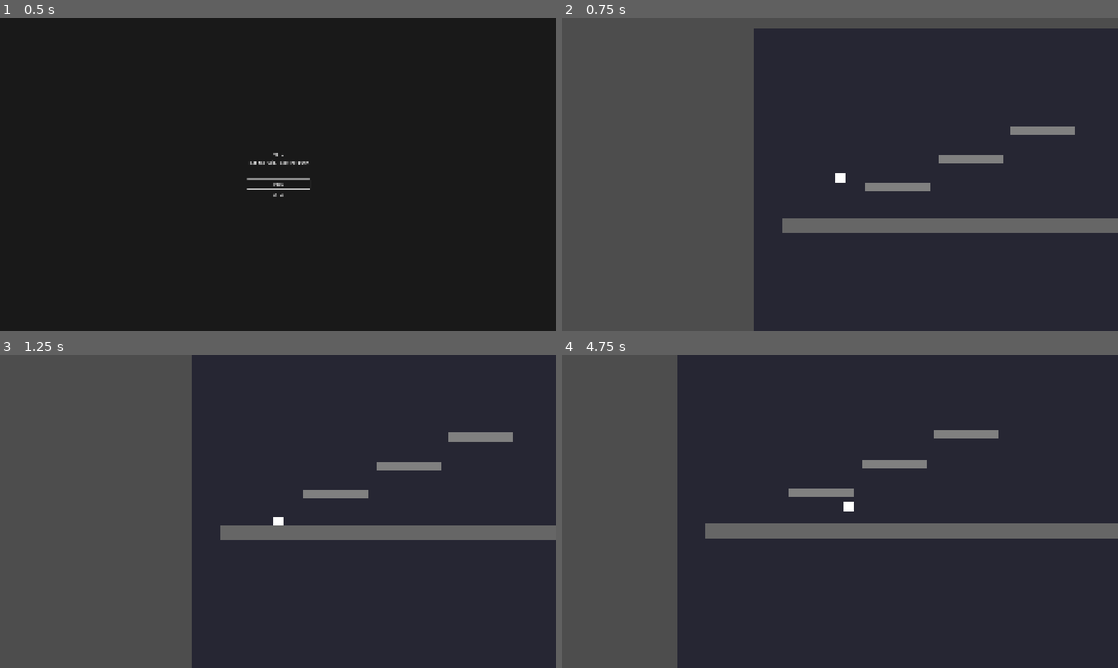
Above: before the commit, frames 1-4 (two rows, left to right).
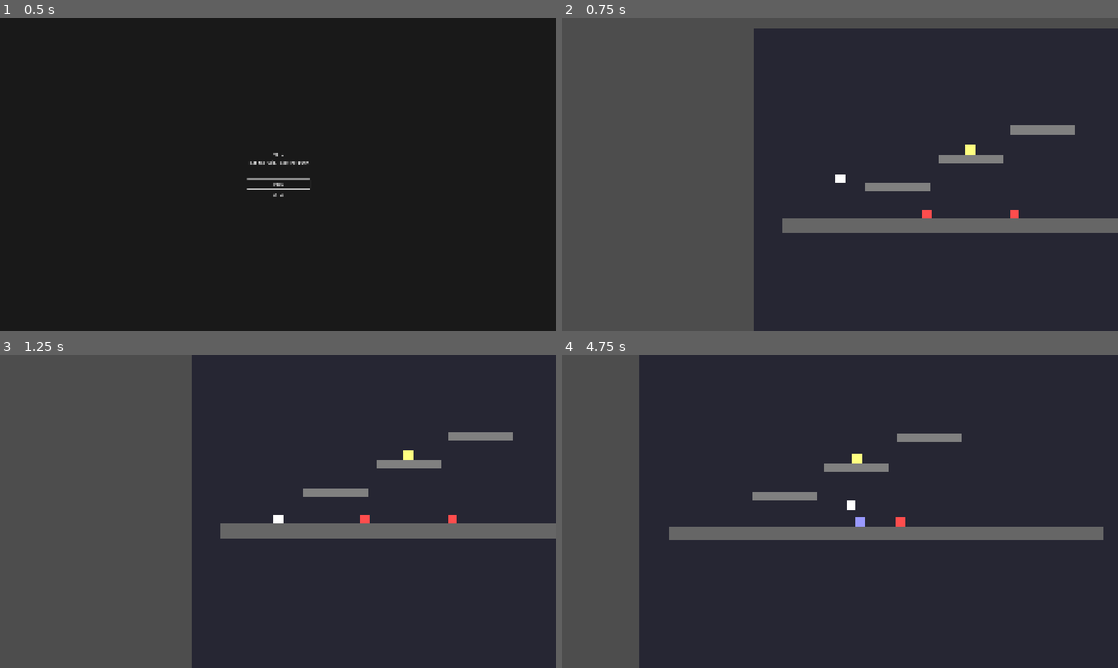
Above: after the commit, the same moments.

Repository: JavierIslas/GGJ26
Game: Godot game, scene res://scenes/main_menu.tscn
The game is run twice, just before and just after one commit, with the same random seed, the same clock (stepped at 60 frames per second) and the same inputs.
Inputs:
- Up to frame 1 (0.5 s): no input
- Up to frame 2 (0.75 s): click "Play" at 0.5 s
- Up to frame 3 (1.25 s): no input
- Up to frame 4 (4.75 s): hold D (move_right) 1.28-2.78 s; tap E (reveal) every 0.75 s from 1.35 to 4.35 s; tap Space (jump) at 1.52, 2.27, 3.77, 4.52 s; hold A (move_left) 2.78-3.53 s; hold D (move_right) from 3.53 s (still down)

Frame 1 is identical in both runs. In frame 2, 0.2% of the frame differs, in the area x 49-93%, y 34-64%; in frame 3, 1.1%; in frame 4, 9.9%, in the area x 13-100%, y 0-100%.

Commit message:
feat: Implement core veil revelation system
Core Components:
- VeilComponent (scripts/components/veil_component.gd):
  - Reusable component for masked entities
  - Emits veil_torn signal when revealed
  - Connects to GameManager to track truths

- RevealSystem (scripts/core/reveal_system.gd):
  - Attached to player, detects nearby entities
  - Handles reveal input (E key), 48px range
  - 0.5s cooldown between revelations
  - Visual feedback: screen flash, camera shake
  - Blocks player movement during tear animation

Masked Entities:
- FalseEnemy (Type 1):
  - Masked: Appears threatening, patrols slowly (50 px/s)
  - Revealed: Scared victim, flees from player (100 px/s)
  - Color changes: Red → Blue (placeholder)

- FalseFriend (Type 2):
  - Masked: Appears friendly, static, beckons player
  - Revealed: Hostile monster, chases player (120 px/s)
  - Damages player on contact (-1 HP)
  - Color changes: Yellow → Red (placeholder)

Integration:
- Updated player.tscn with RevealSystem node
- Added entities to test_level_simple:
  - 2 False Enemies on floor
  - 1 False Friend on Platform2

Physics Layers:
- Layer 3 (Entities) used for detection
- Layer 2 (Player) for hurtbox collisions

Next steps:
- Test revelation mechanic (press E near entities)
- Verify truth counter updates
- Check entity behavior changes after reveal
- Add visual indicators (range aro, particles)

Co-Authored-By: Claude Sonnet 4.5 <noreply@anthropic.com>

Diff:
--- /dev/null
+++ b/scenes/characters/entities/false_enemy.tscn
@@ -0,0 +1,25 @@
+[gd_scene load_steps=5 format=3 uid="uid://false_enemy_001"]
+
+[ext_resource type="Script" path="res://scripts/entities/false_enemy.gd" id="1"]
+[ext_resource type="Script" path="res://scripts/components/veil_component.gd" id="2"]
+[ext_resource type="Texture2D" uid="uid://clrw62xcbpj7r" path="res://assets/sprites/placeholder/PLACEHOLDER_player.png" id="3"]
+
+[sub_resource type="RectangleShape2D" id="RectangleShape2D_1"]
+size = Vector2(28, 30)
+
+[node name="FalseEnemy" type="CharacterBody2D"]
+collision_layer = 4
+collision_mask = 1
+script = ExtResource("1")
+
+[node name="CollisionShape2D" type="CollisionShape2D" parent="."]
+shape = SubResource("RectangleShape2D_1")
+
+[node name="Sprite2D" type="Sprite2D" parent="."]
+modulate = Color(1, 0.3, 0.3, 1)
+texture = ExtResource("3")
+
+[node name="AnimationPlayer" type="AnimationPlayer" parent="."]
+
+[node name="VeilComponent" type="Node" parent="."]
+script = ExtResource("2")
--- /dev/null
+++ b/scenes/characters/entities/false_friend.tscn
@@ -0,0 +1,36 @@
+[gd_scene load_steps=6 format=3 uid="uid://false_friend_001"]
+
+[ext_resource type="Script" path="res://scripts/entities/false_friend.gd" id="1"]
+[ext_resource type="Script" path="res://scripts/components/veil_component.gd" id="2"]
+[ext_resource type="Texture2D" uid="uid://clrw62xcbpj7r" path="res://assets/sprites/placeholder/PLACEHOLDER_player.png" id="3"]
+
+[sub_resource type="RectangleShape2D" id="RectangleShape2D_1"]
+size = Vector2(28, 30)
+
+[sub_resource type="CircleShape2D" id="CircleShape2D_hurtbox"]
+radius = 20.0
+
+[node name="FalseFriend" type="CharacterBody2D"]
+collision_layer = 4
+collision_mask = 1
+script = ExtResource("1")
+
+[node name="CollisionShape2D" type="CollisionShape2D" parent="."]
+shape = SubResource("RectangleShape2D_1")
+
+[node name="Sprite2D" type="Sprite2D" parent="."]
+modulate = Color(1, 1, 0.5, 1)
+texture = ExtResource("3")
+
+[node name="AnimationPlayer" type="AnimationPlayer" parent="."]
+
+[node name="VeilComponent" type="Node" parent="."]
+script = ExtResource("2")
+
+[node name="Hurtbox" type="Area2D" parent="."]
+collision_layer = 0
+collision_mask = 2
+monitoring = false
+
+[node name="CollisionShape2D" type="CollisionShape2D" parent="Hurtbox"]
+shape = SubResource("CircleShape2D_hurtbox")
--- a/scenes/characters/player.tscn
+++ b/scenes/characters/player.tscn
@@ -1,10 +1,14 @@
-[gd_scene load_steps=4 format=3 uid="uid://bubhj7r567uy1"]
+[gd_scene load_steps=6 format=3 uid="uid://bubhj7r567uy1"]
 
 [ext_resource type="Script" uid="uid://cm8tvgaokhjyk" path="res://scripts/core/player_controller.gd" id="1"]
 [ext_resource type="Texture2D" uid="uid://clrw62xcbpj7r" path="res://assets/sprites/placeholder/PLACEHOLDER_player.png" id="2_yewv4"]
+[ext_resource type="Script" path="res://scripts/core/reveal_system.gd" id="3_reveal"]
 
 [sub_resource type="RectangleShape2D" id="RectangleShape2D_1"]
 size = Vector2(28, 30)
+
+[sub_resource type="CircleShape2D" id="CircleShape2D_reveal"]
+radius = 48.0
 
 [node name="Player" type="CharacterBody2D"]
 collision_layer = 2
@@ -28,3 +32,17 @@
 
 [node name="Camera2D" type="Camera2D" parent="."]
 position_smoothing_enabled = true
+
+[node name="RevealSystem" type="Node2D" parent="."]
+script = ExtResource("3_reveal")
+
+[node name="DetectionArea" type="Area2D" parent="RevealSystem"]
+collision_layer = 0
+collision_mask = 4
+
+[node name="CollisionShape2D" type="CollisionShape2D" parent="RevealSystem/DetectionArea"]
+shape = SubResource("CircleShape2D_reveal")
+
+[node name="CooldownTimer" type="Timer" parent="RevealSystem"]
+wait_time = 0.5
+one_shot = true
--- a/scenes/levels/test_level_simple.tscn
+++ b/scenes/levels/test_level_simple.tscn
@@ -1,7 +1,9 @@
-[gd_scene load_steps=4 format=3 uid="uid://test_level_simple"]
+[gd_scene load_steps=6 format=3 uid="uid://test_level_simple"]
 
 [ext_resource type="PackedScene" uid="uid://bubhj7r567uy1" path="res://scenes/characters/player.tscn" id="1"]
 [ext_resource type="Texture2D" uid="uid://clrw62xcbpj7r" path="res://assets/sprites/placeholder/PLACEHOLDER_player.png" id="2"]
+[ext_resource type="PackedScene" uid="uid://false_enemy_001" path="res://scenes/characters/entities/false_enemy.tscn" id="3"]
+[ext_resource type="PackedScene" uid="uid://false_friend_001" path="res://scenes/characters/entities/false_friend.tscn" id="4"]
 
 [sub_resource type="RectangleShape2D" id="floor_shape"]
 size = Vector2(1500, 50)
@@ -85,3 +87,14 @@
 shape = SubResource("floor_shape")
 rotation = 1.5708
 scale = Vector2(0.2, 0.1)
+
+[node name="Entities" type="Node2D" parent="."]
+
+[node name="FalseEnemy1" parent="Entities" instance=ExtResource("3")]
+position = Vector2(500, 540)
+
+[node name="FalseEnemy2" parent="Entities" instance=ExtResource("3")]
+position = Vector2(800, 540)
+
+[node name="FalseFriend1" parent="Entities" instance=ExtResource("4")]
+position = Vector2(650, 320)
--- /dev/null
+++ b/scripts/components/veil_component.gd
@@ -0,0 +1,47 @@
+class_name VeilComponent
+extends Node
+## Componente que marca una entidad como "enmascarada"
+##
+## Cuando se revela el velo, este componente emite señales
+## y cambia el estado de la entidad padre.
+
+signal veil_torn
+signal being_revealed  # Durante animación
+
+@export var is_revealed: bool = false
+@export var can_be_revealed: bool = true
+
+## Referencia a la entidad padre (auto-detectada)
+var parent_entity: Node2D
+
+func _ready() -> void:
+	parent_entity = get_parent()
+
+	if not parent_entity:
+		push_error("VeilComponent debe ser hijo de un Node2D")
+		return
+
+## Arranca el velo de la entidad
+func tear_veil() -> void:
+	if is_revealed or not can_be_revealed:
+		return
+
+	is_revealed = true
+	being_revealed.emit()
+
+	# Notificar al GameManager
+	GameManager.reveal_truth()
+
+	# Animación de revelación (0.25s según GDD)
+	await get_tree().create_timer(0.25).timeout
+
+	# Señal final de revelación completa
+	veil_torn.emit()
+
+	# Notificar a la entidad padre que fue revelada
+	if parent_entity.has_method("_on_veil_torn"):
+		parent_entity._on_veil_torn()
+
+## Reinicia el componente (útil para testing)
+func reset() -> void:
+	is_revealed = false
--- a/scripts/core/player_controller.gd
+++ b/scripts/core/player_controller.gd
@@ -11,11 +11,11 @@
 signal veil_torn  # Se emitirá cuando arranque un velo
 
 # === CONSTANTES DE MOVIMIENTO ===
-const SPEED = 150.0
-const JUMP_VELOCITY = -400.0
-const GRAVITY = 980.0
-const COYOTE_TIME = 0.15
-const JUMP_BUFFER = 0.1
+const SPEED = 200.0           # Ni muy lento ni muy rápido
+const JUMP_VELOCITY = -550.0  # Salto cómodo
+const GRAVITY = 1200.0        # Cae con buen peso, no flota
+const COYOTE_TIME = 0.15      # Perdonador
+const JUMP_BUFFER = 0.1       # Responsivo
 
 # === PARÁMETROS DE MOVIMIENTO ===
 @export_group("Movement")
--- /dev/null
+++ b/scripts/core/reveal_system.gd
@@ -0,0 +1,188 @@
+class_name RevealSystem
+extends Node2D
+## Sistema de revelación de velos
+##
+## Detecta entidades enmascaradas cercanas, maneja input de revelación,
+## y coordina feedback visual (partículas, screen shake, flash).
+
+signal entity_revealed(entity: Node2D)
+
+## Rango de detección (32 píxeles según GDD)
+@export var reveal_range: float = 48.0
+
+## Cooldown entre revelaciones (0.5s según GDD)
+@export var reveal_cooldown: float = 0.5
+
+## Referencias
+@onready var player: PlayerController = get_parent() as PlayerController
+@onready var detection_area: Area2D = $DetectionArea
+@onready var cooldown_timer: Timer = $CooldownTimer
+
+## Estado
+var entities_in_range: Array[Node2D] = []
+var is_on_cooldown: bool = false
+var current_target: Node2D = null
+
+func _ready() -> void:
+	_setup_detection_area()
+	_setup_cooldown_timer()
+
+func _setup_detection_area() -> void:
+	if not has_node("DetectionArea"):
+		detection_area = Area2D.new()
+		detection_area.name = "DetectionArea"
+		add_child(detection_area)
+
+		# Crear CollisionShape circular
+		var shape = CircleShape2D.new()
+		shape.radius = reveal_range
+
+		var collision = CollisionShape2D.new()
+		collision.shape = shape
+		detection_area.add_child(collision)
+
+	# Configurar layers (detecta entidades en layer 3)
+	detection_area.collision_layer = 0
+	detection_area.collision_mask = 4  # Layer 3 (Entities)
+
+	# Conectar señales
+	detection_area.body_entered.connect(_on_entity_entered_range)
+	detection_area.body_exited.connect(_on_entity_exited_range)
+
+func _setup_cooldown_timer() -> void:
+	if not has_node("CooldownTimer"):
+		cooldown_timer = Timer.new()
+		cooldown_timer.name = "CooldownTimer"
+		cooldown_timer.one_shot = true
+		add_child(cooldown_timer)
+
+	cooldown_timer.timeout.connect(_on_cooldown_finished)
+
+func _process(_delta: float) -> void:
+	# Actualizar indicador visual de entidad más cercana
+	_update_closest_target()
+
+	# Detectar input de revelación
+	if Input.is_action_just_pressed("reveal") and not is_on_cooldown:
+		_attempt_reveal()
+
+func _on_entity_entered_range(body: Node2D) -> void:
+	if body.has_node("VeilComponent"):
+		var veil = body.get_node("VeilComponent") as VeilComponent
+		if not veil.is_revealed:
+			entities_in_range.append(body)
+
+func _on_entity_exited_range(body: Node2D) -> void:
+	if body in entities_in_range:
+		entities_in_range.erase(body)
+
+	if body == current_target:
+		current_target = null
+
+func _update_closest_target() -> void:
+	if entities_in_range.is_empty():
+		current_target = null
+		return
+
+	# Encontrar entidad más cercana
+	var closest: Node2D = null
+	var min_distance: float = INF
+
+	for entity in entities_in_range:
+		if not is_instance_valid(entity):
+			continue
+
+		var distance = player.global_position.distance_to(entity.global_position)
+		if distance < min_distance:
+			min_distance = distance
+			closest = entity
+
+	current_target = closest
+
+func _attempt_reveal() -> void:
+	if not current_target or not is_instance_valid(current_target):
+		return
+
+	# Verificar que tiene VeilComponent
+	if not current_target.has_node("VeilComponent"):
+		return
+
+	var veil = current_target.get_node("VeilComponent") as VeilComponent
+
+	if veil.is_revealed:
+		return
+
+	# Iniciar revelación
+	_perform_reveal(current_target, veil)
+
+func _perform_reveal(entity: Node2D, veil: VeilComponent) -> void:
+	# Activar cooldown
+	is_on_cooldown = true
+	cooldown_timer.start(reveal_cooldown)
+
+	# Bloquear movimiento del jugador durante animación
+	if player.has_method("start_tear_veil_animation"):
+		player.start_tear_veil_animation()
+
+	# Feedback visual inmediato
+	_show_reveal_feedback(entity)
+
+	# Arrancar el velo
+	veil.tear_veil()
+
+	# Emitir señal
+	entity_revealed.emit(entity)
+
+	# SFX (se manejará con AudioManager)
+	AudioManager.play_sfx("tear_veil")
+
+func _show_reveal_feedback(entity: Node2D) -> void:
+	# Flash de pantalla blanco (30% opacity, 0.1s)
+	_flash_screen()
+
+	# Screen shake leve (trauma 0.3)
+	_shake_camera(0.3)
+
+	# Partículas en la entidad (se implementará después)
+	_spawn_reveal_particles(entity.global_position)
+
+func _flash_screen() -> void:
+	# Crear flash temporal
+	var flash = ColorRect.new()
+	flash.color = Color(1, 1, 1, 0.3)
+	flash.set_anchors_preset(Control.PRESET_FULL_RECT)
+
+	# Añadir a CanvasLayer para que esté encima de todo
+	var canvas = CanvasLayer.new()
+	canvas.layer = 100
+	get_tree().root.add_child(canvas)
+	canvas.add_child(flash)
+
+	# Fade out
+	var tween = create_tween()
+	tween.tween_property(flash, "modulate:a", 0.0, 0.1)
+	tween.finished.connect(func(): canvas.queue_free())
+
+func _shake_camera(trauma: float) -> void:
+	# Buscar la cámara del jugador
+	if player.has_node("Camera2D"):
+		var camera = player.get_node("Camera2D")
+		# TODO: Implementar camera shake con trauma
+		# Por ahora, un offset simple
+		var original_offset = camera.offset
+		camera.offset = Vector2(randf_range(-3, 3), randf_range(-3, 3))
+
+		var tween = create_tween()
+		tween.tween_property(camera, "offset", original_offset, 0.2)
+
+func _spawn_reveal_particles(pos: Vector2) -> void:
+	# TODO: Crear GPUParticles2D con fragmentos de velo cayendo
+	# Por ahora, placeholder vacío
+	pass
+
+func _on_cooldown_finished() -> void:
+	is_on_cooldown = false
+
+## Obtiene la entidad objetivo actual (útil para UI)
+func get_current_target() -> Node2D:
+	return current_target
--- /dev/null
+++ b/scripts/entities/false_enemy.gd
@@ -0,0 +1,106 @@
+class_name FalseEnemy
+extends CharacterBody2D
+## Falso Enemigo (Tipo 1)
+##
+## ENMASCARADO: Parece amenazante, patrulla lentamente
+## REVELADO: Es una víctima asustada, huye del jugador
+
+signal died
+
+@export_group("Movement")
+@export var patrol_speed: float = 50.0
+@export var flee_speed: float = 100.0
+
+@export_group("Detection")
+@export var player_detection_range: float = 64.0
+
+@onready var sprite: Sprite2D = $Sprite2D
+@onready var veil_component: VeilComponent = $VeilComponent
+@onready var animation_player: AnimationPlayer = $AnimationPlayer
+
+var gravity: float = ProjectSettings.get_setting("physics/2d/default_gravity")
+var direction: int = 1
+var is_revealed: bool = false
+var player_ref: Node2D = null
+
+func _ready() -> void:
+	add_to_group("entities")
+
+	# Conectar señal del veil
+	if veil_component:
+		veil_component.veil_torn.connect(_on_veil_torn)
+
+func _physics_process(delta: float) -> void:
+	# Aplicar gravedad
+	if not is_on_floor():
+		velocity.y += gravity * delta
+
+	if is_revealed:
+		_behavior_revealed(delta)
+	else:
+		_behavior_masked(delta)
+
+	move_and_slide()
+
+func _behavior_masked(_delta: float) -> void:
+	"""Comportamiento mientras está enmascarado: patrulla"""
+
+	# Patrulla simple (izquierda-derecha)
+	velocity.x = direction * patrol_speed
+
+	# Dar vuelta en bordes o paredes
+	if is_on_wall() or not _is_floor_ahead():
+		_turn_around()
+
+	# Voltear sprite
+	sprite.flip_h = direction < 0
+
+func _behavior_revealed(_delta: float) -> void:
+	"""Comportamiento revelado: huir del jugador"""
+
+	# Buscar al jugador si no lo tenemos
+	if not player_ref:
+		player_ref = get_tree().get_first_node_in_group("player")
+
+	if not player_ref:
+		# No hay jugador, quedarse quieto
+		velocity.x = move_toward(velocity.x, 0, patrol_speed)
+		return
+
+	# Huir en dirección opuesta al jugador
+	var player_direction = sign(player_ref.global_position.x - global_position.x)
+	var flee_direction = -player_direction
+
+	velocity.x = flee_direction * flee_speed
+
+	# Voltear sprite
+	sprite.flip_h = flee_direction < 0
+
+func _is_floor_ahead() -> bool:
+	"""Detecta si hay suelo adelante para no caer"""
+	var raycast_distance = 20.0
+	var from = global_position + Vector2(direction * 16, 16)
+	var to = from + Vector2(0, raycast_distance)
+
+	var space_state = get_world_2d().direct_space_state
+	var query = PhysicsRayQueryParameters2D.create(from, to)
+	query.collision_mask = 1  # Layer 1 (World)
+
+	var result = space_state.intersect_ray(query)
+	return result.size() > 0
+
+func _turn_around() -> void:
+	direction *= -1
+
+func _on_veil_torn() -> void:
+	"""Llamado cuando se revela el velo"""
+	is_revealed = true
+
+	# Cambiar color del sprite (placeholder hasta tener arte real)
+	sprite.modulate = Color(0.6, 0.6, 1.0)  # Azul pálido
+
+	# Cambiar animación si existe
+	if animation_player and animation_player.has_animation("revealed"):
+		animation_player.play("revealed")
+
+	print("False Enemy revealed! Now fleeing...")
--- /dev/null
+++ b/scripts/entities/false_friend.gd
@@ -0,0 +1,123 @@
+class_name FalseFriend
+extends CharacterBody2D
+## Falso Aliado (Tipo 2)
+##
+## ENMASCARADO: Parece amigable, estático, hace señas
+## REVELADO: Se transforma en monstruo agresivo que persigue
+
+signal died
+
+@export_group("Movement")
+@export var chase_speed: float = 120.0
+
+@export_group("Combat")
+@export var damage: int = 1
+@export var attack_range: float = 48.0
+
+@onready var sprite: Sprite2D = $Sprite2D
+@onready var veil_component: VeilComponent = $VeilComponent
+@onready var animation_player: AnimationPlayer = $AnimationPlayer
+@onready var hurtbox: Area2D = $Hurtbox
+
+var gravity: float = ProjectSettings.get_setting("physics/2d/default_gravity")
+var is_revealed: bool = false
+var player_ref: Node2D = null
+var can_attack: bool = true
+
+func _ready() -> void:
+	add_to_group("entities")
+
+	# Conectar señal del veil
+	if veil_component:
+		veil_component.veil_torn.connect(_on_veil_torn)
+
+	# Configurar hurtbox (daña al jugador al contacto cuando revelado)
+	if hurtbox:
+		hurtbox.monitoring = false  # Desactivado mientras está enmascarado
+		hurtbox.body_entered.connect(_on_hurtbox_body_entered)
+
+func _physics_process(delta: float) -> void:
+	# Aplicar gravedad
+	if not is_on_floor():
+		velocity.y += gravity * delta
+
+	if is_revealed:
+		_behavior_revealed(delta)
+	else:
+		_behavior_masked(delta)
+
+	move_and_slide()
+
+func _behavior_masked(_delta: float) -> void:
+	"""Comportamiento mientras está enmascarado: estático, hace señas"""
+
+	# Quedarse quieto
+	velocity.x = move_toward(velocity.x, 0, 100.0)
+
+	# Animación de "llamar" si existe
+	if animation_player and animation_player.has_animation("call"):
+		if not animation_player.is_playing():
+			animation_player.play("call")
+
+func _behavior_revealed(_delta: float) -> void:
+	"""Comportamiento revelado: perseguir al jugador agresivamente"""
+
+	# Buscar al jugador si no lo tenemos
+	if not player_ref:
+		player_ref = get_tree().get_first_node_in_group("player")
+
+	if not player_ref:
+		# No hay jugador, quedarse quieto
+		velocity.x = move_toward(velocity.x, 0, chase_speed)
+		return
+
+	# Calcular dirección hacia el jugador
+	var direction_to_player = sign(player_ref.global_position.x - global_position.x)
+
+	# Perseguir si está lejos
+	var distance_to_player = global_position.distance_to(player_ref.global_position)
+
+	if distance_to_player > attack_range:
+		velocity.x = direction_to_player * chase_speed
+
+		# Saltar si hay pared adelante
+		if is_on_wall() and is_on_floor():
+			velocity.y = -300.0
+	else:
+		# Cerca del jugador, reducir velocidad para "atacar"
+		velocity.x = move_toward(velocity.x, 0, chase_speed * 0.5)
+
+	# Voltear sprite
+	sprite.flip_h = direction_to_player < 0
+
+func _on_veil_torn() -> void:
+	"""Llamado cuando se revela el velo"""
+	is_revealed = true
+
+	# Cambiar color del sprite (placeholder hasta tener arte real)
+	sprite.modulate = Color(1.0, 0.3, 0.3)  # Rojo intenso
+
+	# Activar hurtbox para dañar al jugador
+	if hurtbox:
+		hurtbox.monitoring = true
+
+	# Rugido/transformación
+	if animation_player and animation_player.has_animation("transform"):
+		animation_player.play("transform")
+
+	print("False Friend revealed! Now hostile!")
+
+func _on_hurtbox_body_entered(body: Node2D) -> void:
+	"""Daña al jugador al contacto"""
+	if not is_revealed or not can_attack:
+		return
+
+	if body.is_in_group("player"):
+		# Dañar al jugador
+		GameManager.change_health(-damage)
+		print("False Friend damaged player: -%d HP" % damage)
+
+		# Cooldown breve para evitar daño múltiple instantáneo
+		can_attack = false
+		await get_tree().create_timer(0.5).timeout
+		can_attack = true
Not shown: 1 places in scenes/main_menu.tscn that only renumber resources
